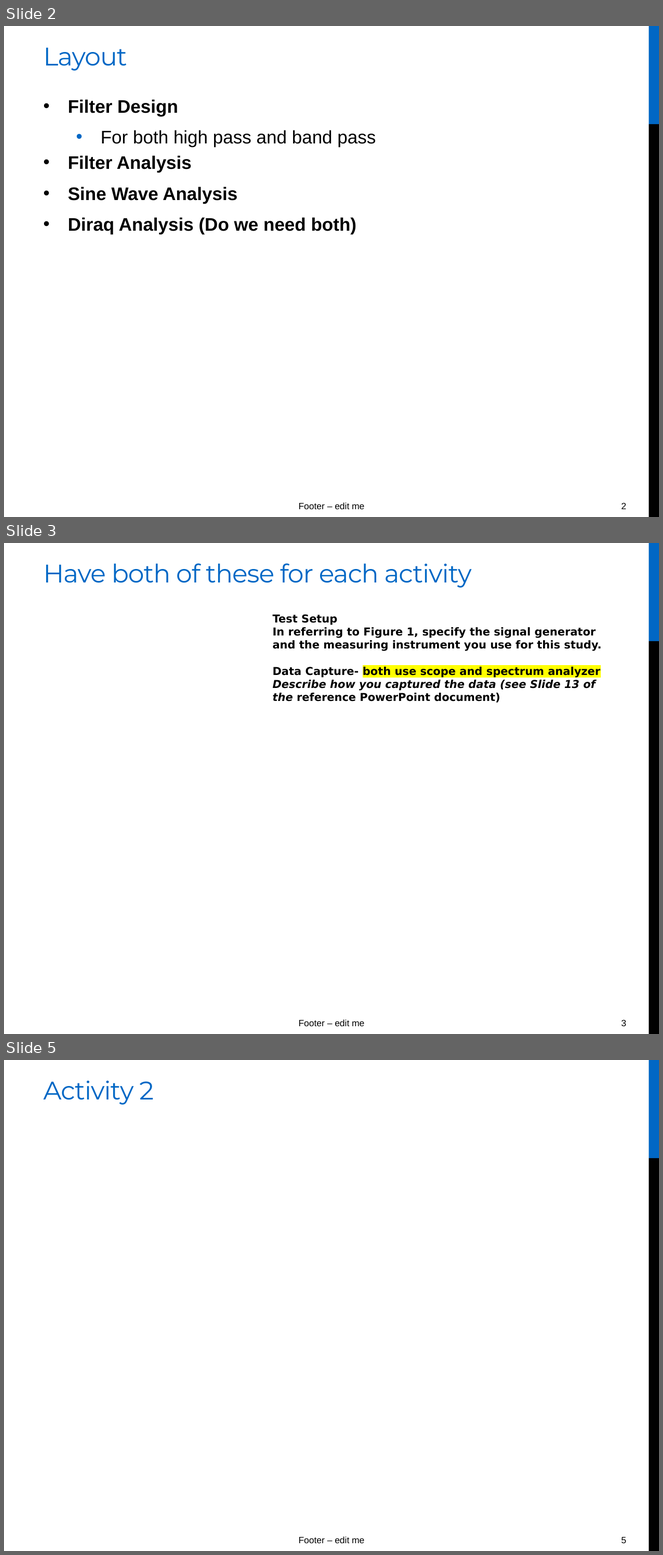
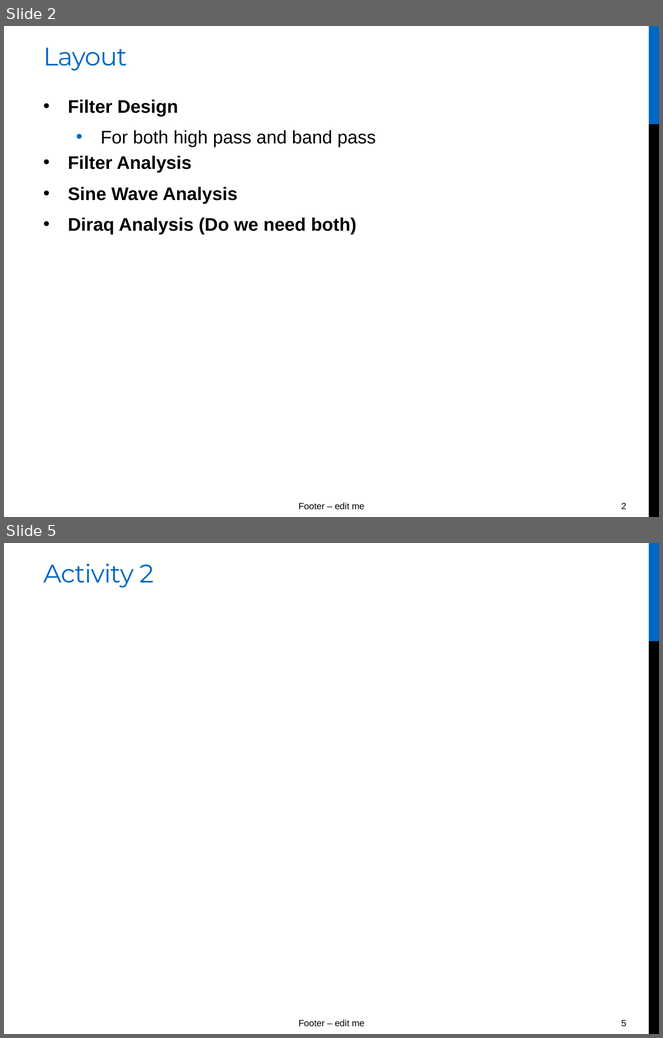
Before and after one commit to ChadwickyN/DSP_Project, a slide deck: FINAl_PRESENTATION.pptx. Shown one above the other, each under a label of ours: slides 2, 3 and 5 before the commit, slides 2 and 5 after it; the slides between them are not shown. The pictures are 663x1555 and 663x1038 pixels, drawn with LibreOffice and Linux fonts; fonts in the diff are those of the drawing; grey boxes stand for pictures. Boxes give left, top, right and bottom in pixels: in the first picture for what was removed or moved away, otherwise in the second. Text is boxed around its words. In the diff, an @@ line names an element or a change of style, - is before the commit and + after.

```diff
--- a/FINAl_PRESENTATION.pptx
+++ b/FINAl_PRESENTATION.pptx
@@ slide 3 removed at <box>4,543,659,1034</box>, background #FFFFFF; not listed: 4 template elements that a slide beside it also shows @@
@@ title removed at <box>44,563,472,588</box> @@
-Have both of these for each activity
@@ text removed at <box>273,614,601,703</box> @@
-              Test Setup
-In referring to Figure 1, specify the signal generator and the measuring instrument you use for this study.
-Data Capture- both use scope and spectrum analyzer
-Describe how you captured the data (see Slide 13 of the reference PowerPoint document)
```
Also in this commit, not shown: 2 slides changed, 12 slides added, 1 other slide removed, 1 other file.
